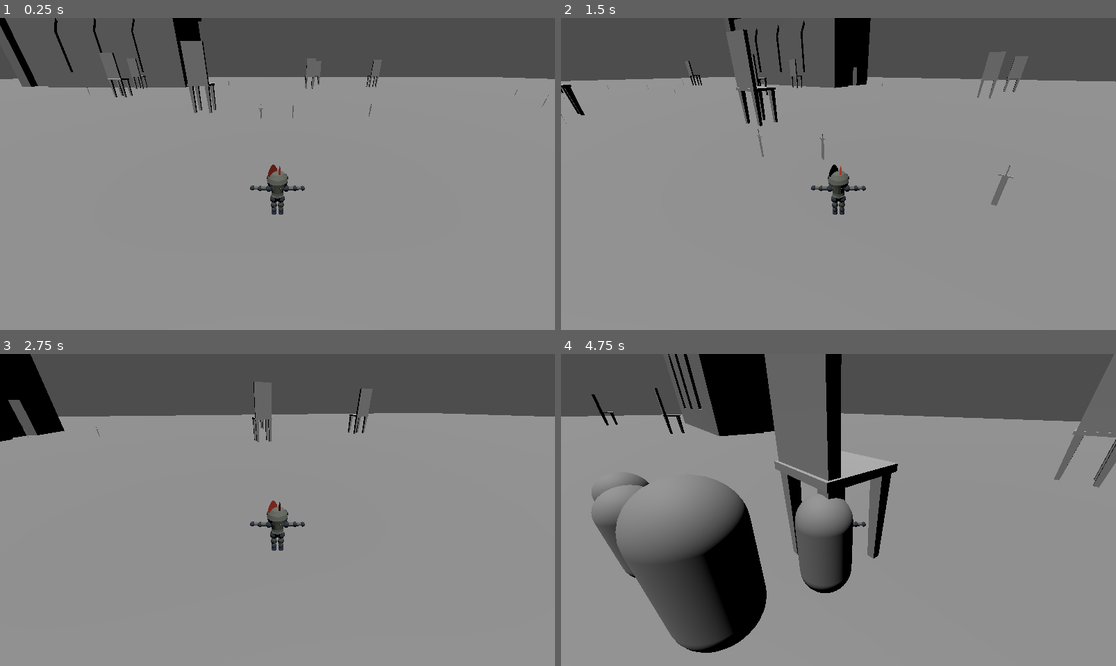
Above: before the commit, frames 1-4 (two rows, left to right).
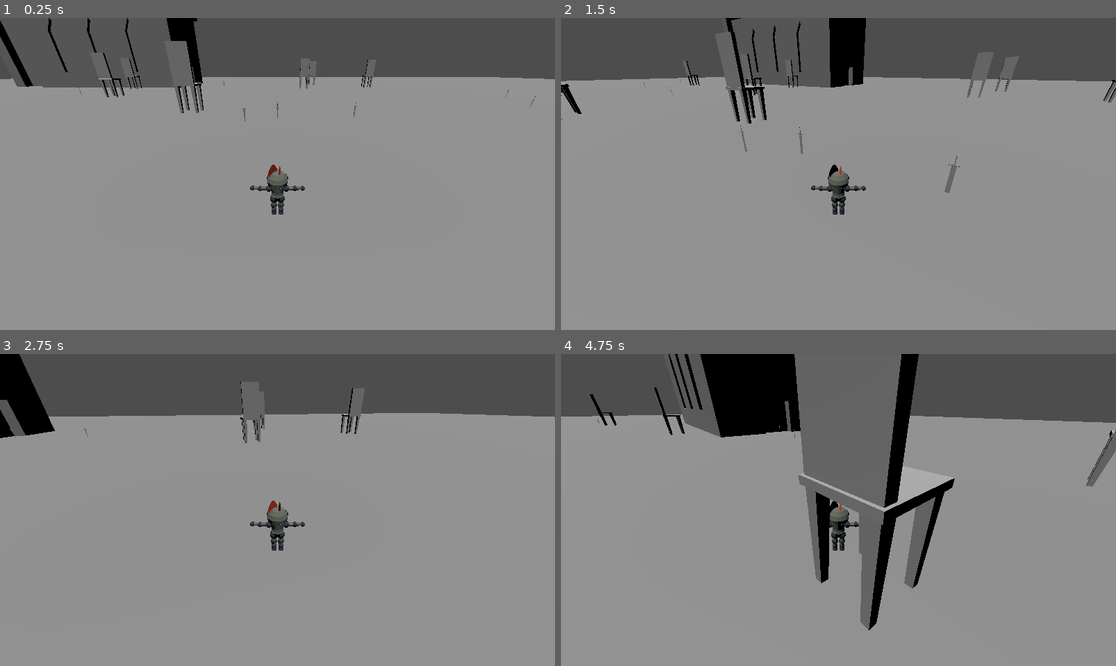
Above: after the commit, the same moments.

Repository: Tchetchouille/GMTK2024
Game: Godot game, scene res://scenes/main.tscn
Two runs of this game, one before a commit and one after it. Both use one fixed random seed, a clock stepped at 60 frames per second and the inputs below. This scene is started directly instead of the project's main scene.
Inputs (mouse positions are in pixels of both pictures, inside the frame that each line leads up to):
- Up to frame 1 (0.25 s): no input
- Up to frame 2 (1.5 s): tap Enter at 0.5 s; move the mouse to (866, 174) at 0.52 s; hold W (move_forward) from 0.53 s (still down); click (866, 174) at 0.6 s; move the mouse to (810, 174) at 1.27 s; click (810, 174) at 1.35 s
- Up to frame 3 (2.75 s): keep holding W (move_forward); move the mouse to (288, 503) at 2.02 s; click (288, 503) at 2.1 s
- Up to frame 4 (4.75 s): keep holding W (move_forward); move the mouse to (832, 516) at 2.77 s; click (832, 516) at 2.85 s; move the mouse to (877, 513) at 3.52 s; click (877, 513) at 3.6 s; move the mouse to (794, 506) at 4.27 s; click (794, 506) at 4.35 s

The runs differ from the first frame. In frame 1, 2.1% of the frame differs, in the area x 0-99%, y 0-34%; in frame 2, 2.5%; in frame 3, 1.5%; in frame 4, 24%, in the area x 4-100%, y 0-96%.

Commit message:
stuff

Diff:
--- a/resources/weapons/chair.tres
+++ b/resources/weapons/chair.tres
@@ -10,3 +10,4 @@
 model = ExtResource("1_f15lo")
 max_occurrences = 50
 radius = 1.0
+damage = 10.0
--- a/resources/weapons/church.tres
+++ b/resources/weapons/church.tres
@@ -10,3 +10,4 @@
 model = ExtResource("1_dbnc8")
 max_occurrences = 4
 radius = 15.0
+damage = 60.0
--- a/resources/weapons/needle.tres
+++ b/resources/weapons/needle.tres
@@ -10,3 +10,4 @@
 model = ExtResource("1_a4b5y")
 max_occurrences = 10
 radius = 0.5
+damage = 0.5
--- a/resources/weapons/sword.tres
+++ b/resources/weapons/sword.tres
@@ -10,3 +10,4 @@
 model = ExtResource("1_tu7ce")
 max_occurrences = 50
 radius = 1.0
+damage = 2.0
--- a/scenes/Character.tscn
+++ b/scenes/Character.tscn
@@ -15,7 +15,7 @@
 radius = 1.5
 
 [sub_resource type="BoxShape3D" id="BoxShape3D_qrq71"]
-size = Vector3(1.1225, 0.581055, 1)
+size = Vector3(1.122, 1, 1)
 
 [node name="character" type="CharacterBody3D"]
 script = ExtResource("2_ro3ve")
--- a/scenes/main.tscn
+++ b/scenes/main.tscn
@@ -21,5 +21,6 @@
 [node name="GameManager" parent="." node_paths=PackedStringArray("target", "terrain") instance=ExtResource("4_xji4p")]
 enemy_scene = ExtResource("3_7w8k5")
 spawn_radius = 20.0
+number_of_enemies = 10
 target = NodePath("../Character")
 terrain = NodePath("../Terrain")
--- a/scripts/enemy.gd
+++ b/scripts/enemy.gd
@@ -1,6 +1,6 @@
 extends CharacterBody3D
 
-@export var base_speed: float = 20.0
+@export var base_speed: float = 5.0
 @export var gravity: float = 20.0
 @export var knockback_strength: float = 30.0
 @export var knockback_duration: float = 0.5  # Knockback duration in seconds
@@ -12,12 +12,13 @@
 var in_knockback: bool = false  # Track if the character is currently being knocked back
 var health: float = 0  # Health will be set based on the scale value
 var speed: float = base_speed  # Speed will be adjusted based on target's scale_
+var scale_: float = 1
 
 signal enemy_died
 
 func _ready():
 	# Set enemy's health based on its scale
-	health = scale.x
+	health = scale_
 
 func _physics_process(_delta):
 	apply_gravity(_delta)
--- a/scripts/game_manager.gd
+++ b/scripts/game_manager.gd
@@ -2,7 +2,7 @@
 
 @export var enemy_scene: PackedScene  # The scene resource of the enemy
 @export var spawn_radius: float = 80.0  # Radius around the target where enemies will spawn
-@export var number_of_enemies: int = 10  # Number of enemies to spawn
+@export var number_of_enemies: int = 1  # Number of enemies to spawn
 @export var target: CharacterBody3D  # The target that enemies should move towards
 @export var terrain: Terrain = null
 @export var scale_variation: float = 0.2  # Variation factor for enemy scale
@@ -26,23 +26,21 @@
 func spawn_enemies():
 	for i in range(number_of_enemies):
 		var enemy_instance = enemy_scene.instantiate() as CharacterBody3D
-		add_child(enemy_instance)  # Add the instance to the scene tree first
+
 		var random_position = get_random_position_near_target()
 		enemy_instance.global_transform.origin = random_position
-		enemy_instance.scale = get_scaled_enemy()
+		var relative_scale = randf_range(1.0 - scale_variation, 1.0 + scale_variation)
+		enemy_instance.scale_ = relative_scale * current_scale
+		enemy_instance.scale = Vector3.ONE * relative_scale
 		enemy_instance.target = target  # Set the target for the enemy
+		add_child(enemy_instance)  # Add the instance to the scene tree
 		enemy_instance.connect("enemy_died", Callable(self, "_on_enemy_died"))  # Connect the signal
 		enemies.append(enemy_instance)
 
 
-func get_scaled_enemy() -> Vector3:
-	var target_scale = target.scale
+func get_scaled_enemy():
 	var random_factor = randf_range(1.0 - scale_variation, 1.0 + scale_variation)
-	var uniform_scale = Vector3(
-		target_scale.x * random_factor,
-		target_scale.y * random_factor,
-		target_scale.z * random_factor
-	)
+	var uniform_scale = 1 * random_factor
 	return uniform_scale
 
 
@@ -87,7 +85,6 @@
 	# Scale down the terrain
 	terrain.scale -= Vector3.ONE * amount
 
-
 	# Calculate the scale ratio (to adjust the terrain position)
 	var scale_ratio = terrain.scale / old_scale
 
--- a/scripts/terrain.gd
+++ b/scripts/terrain.gd
@@ -25,7 +25,7 @@
 	# Prevent stuff from spawning at the center (on the player)
 	taken_spaces.append({
 		"pos": Vector2(0, 0),
-		"r": 1
+		"r": 5
 	})
 
 	# scale as if the character was 12cm high
@@ -55,28 +55,6 @@
 
 			taken_spaces.append(new_space)
 
-#func _process(delta):
-	#if player:
-		## Get the player's position
-		#var player_pos = player.transform.origin
-		#
-		## Calculate the direction vector from the terrain to the player
-		#var to_player = transform.origin - player_pos
-		#
-		## Store the old scale
-		#var old_scale = scale
-		#
-		## Scale down the terrain
-		#scale -= Vector3.ONE * delta * 0.05
-		#if scale.is_zero_approx():
-			#scale = Vector3.ZERO
-		#
-		## Calculate the scale ratio (to adjust the terrain position)
-		#var scale_ratio = scale / old_scale
-		#
-		## Adjust the terrain's position so it scales towards the player
-		#transform.origin = player_pos + to_player * scale_ratio
-
 func add_weapon(weapon_resource: WeaponResource, position: Vector3):
 	var weapon = weapon_template.instantiate()
 
